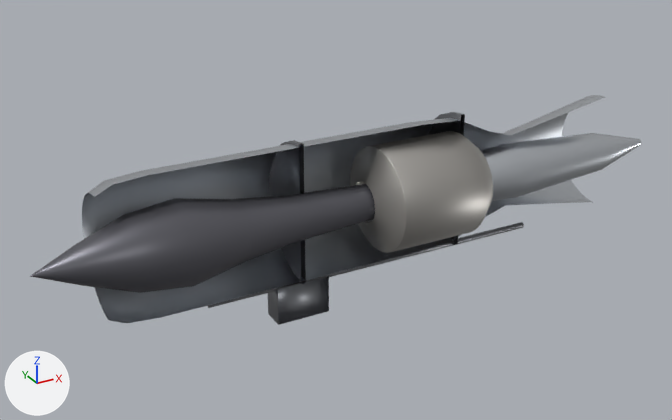
Before and after pictures for a commit that changed the Blender file blender/jet_engine_ramjet.blend.
Rendered twice from a 50 mm lens placed at (-1.26, -5.41, 2.7), pointed at (1.85, 0.23, -0.13). The lights are fixed; the arrows at lower left show +X, +Y and +Z. The older version comes first.

Names of what the first picture shows: 'Engine_Detail', 'RJ_CentreBody', 'RJ_Cowl', 'RJ_LinerOuter', 'RJ_Spike', 'RJ_TailCone' and 1 more.
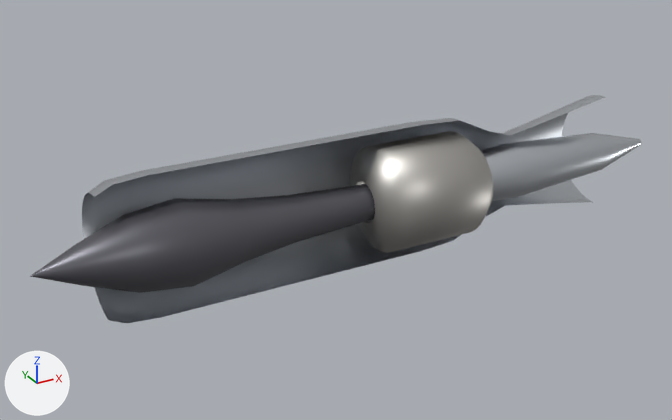
Changed parts and their boxes [x1, y1, x2, y2] in the pictures (672 x 420 px):
'Engine_Detail', deleted: before [208, 112, 524, 325]

What the commit changed:
Object 'Engine_Detail' (ob_engine_detail) is deleted.
Object 'RJ_LinerOuter' (ob_rj_linerouter) loses its WEIGHTED_NORMAL modifier named 'WN'.
Modifier setting removed (it was keep_sharp = True).
Object 'RJ_LinerOuter' (ob_rj_linerouter) loses its BEVEL modifier named 'Bevel'.
Modifier setting removed (it was width = 0.00285).
Modifier setting removed (it was width_pct = 0.00285).
Modifier setting removed (it was segments = 2).
Modifier setting removed (it was angle_limit = 0.698).
Modifier setting removed (it was harden_normals = True).
